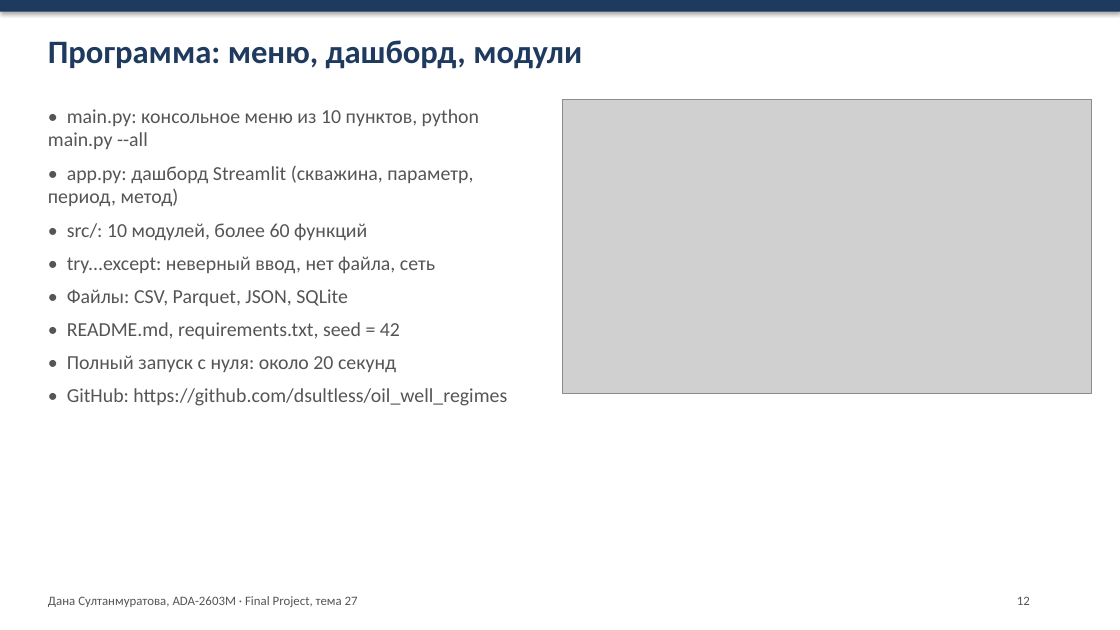
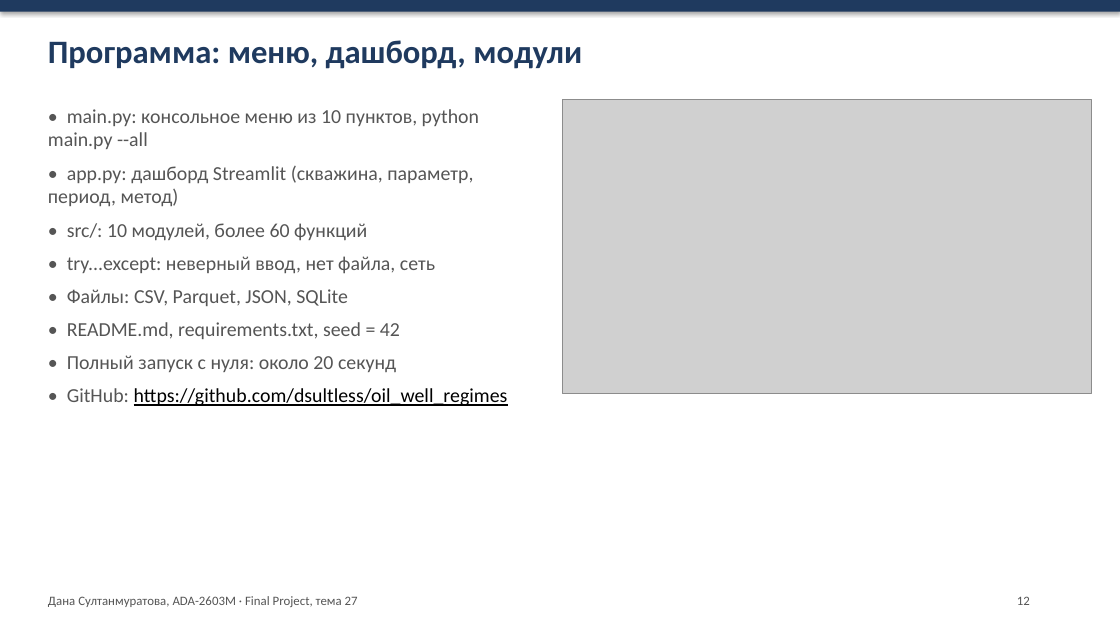
Before and after one commit to dsultless/oil_well_regimes, a slide deck: slide 12 of reports/Final_Project_Presentation_Sultanmuratova.pptx. Drawn at 1120x630 pixels with LibreOffice and Linux fonts; fonts in the diff are those of the drawing; grey boxes stand for pictures. Boxes give left, top, right and bottom in pixels: in the first picture for what was removed or moved away, otherwise in the second. Text is boxed around its words. In the diff, an @@ line names an element or a change of style, - is before the commit and + after.

Commit message:
Report: in-text APA citations, clickable links, single font; plain tables in slides; spelling

```diff
--- a/reports/Final_Project_Presentation_Sultanmuratova.pptx
+++ b/reports/Final_Project_Presentation_Sultanmuratova.pptx
@@ text at [67, 388, 508, 406]: text colour #555555 to #000000, underline on in "https://github.com/dsultless/oil_well_regimes" @@
```
Also in this commit, not shown: 8 other slides changed, 22 other files.
